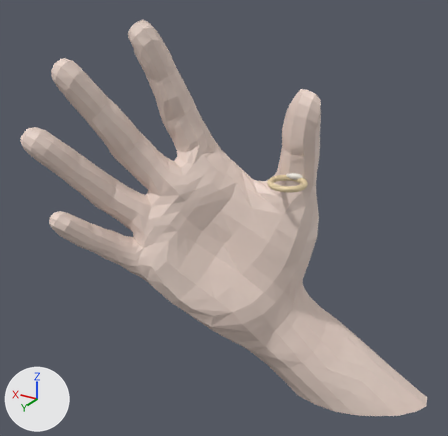
The glTF model site/models/ring.glb, before and after one commit.
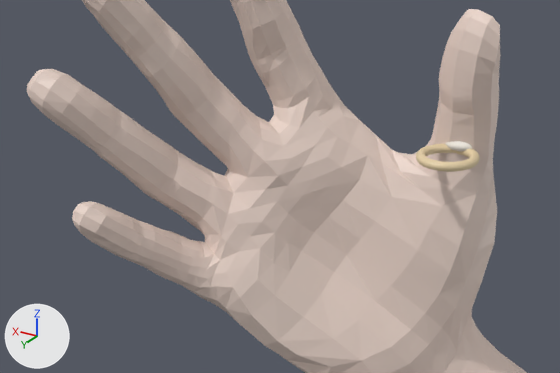
There are two pictures of each version: one whole from a 50 mm lens placed at (-1.68, 3.19, 1.63), pointed at (0.2, 0.05, 0.07), one close up on the part from 1% to 80% of the width and 19% to 73% of the height. Lighting does not change. The marker at lower left points along +X, +Y and +Z. The first two pictures are the older version. Vertices at exactly the same position are counted once.

Objects in the first close-up: 'kwu_ring_00', 'kwu_ring_01' and 1 more.
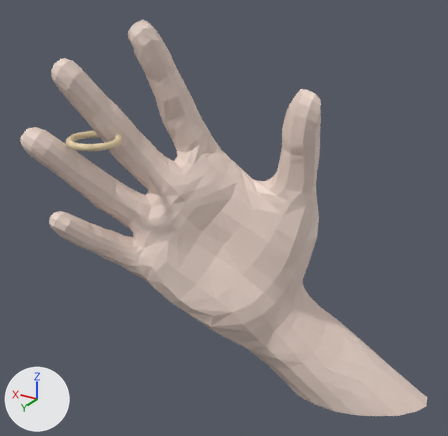
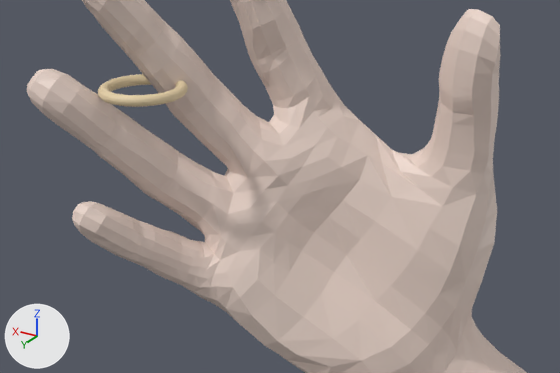
What changed in the scene script:
```text
Change me_kwu_ring_01:
    used by ob_kwu_ring_01; location = (0.0, 0.0, 0.0)
    remove me_kwu_ring_01.from_pydata(...)  # 980 vertices, 1960 faces; spans x -0.284..-0.036, y -0.224..0.024, z 0.301..0.339
    add me_kwu_ring_01.from_pydata(...)  # 980 vertices, 1960 faces; spans x 0.654..0.986, y 0.354..0.686, z 0.58..0.62
    me_kwu_ring_01 part 1: 980 of 980 vertices moved; they spanned x -0.284..-0.036, y -0.224..0.024, z 0.301..0.339 and now span x 0.654..0.986, y 0.354..0.686, z 0.58..0.62; mean shift (0.98, 0.62, 0.28)
```

Where the change shows, as pixel boxes [x1, y1, x2, y2] in the close-ups (560 x 373 px):
'kwu_ring_01', reshaped (40% wider, 17% taller)
    before: [416, 144, 480, 172]
    after: [98, 74, 188, 107]
